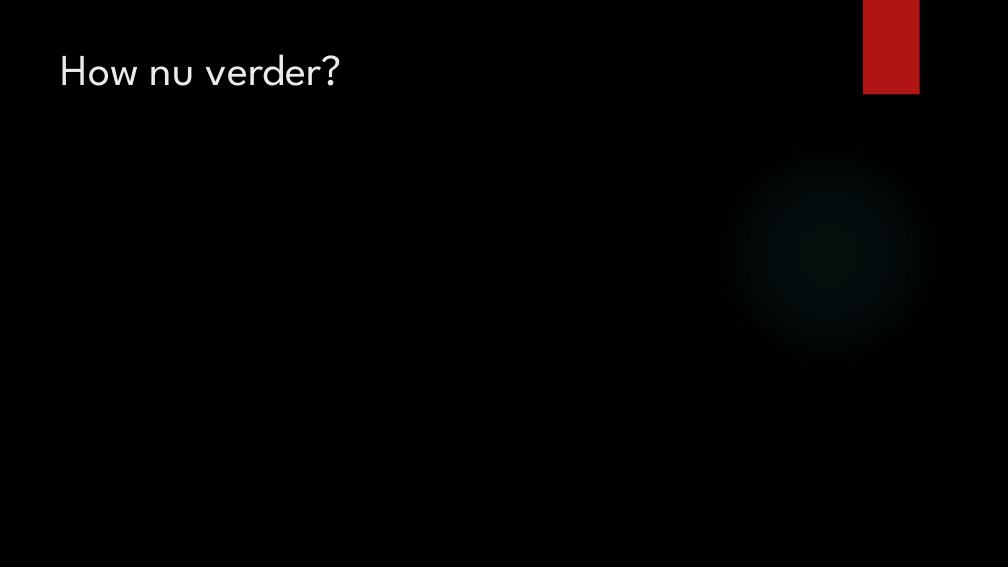
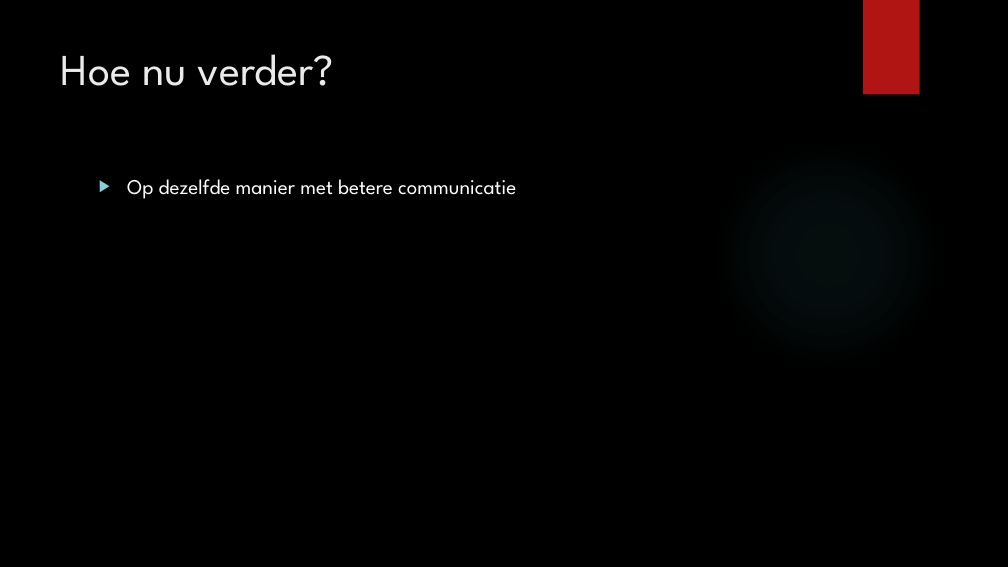
Before and after one commit to PeterBosDeltion/IndianaBonesRepo, a slide deck: slide 4 of reflectie.pptx (slide 5 before the commit). Drawn at 1008x567 pixels with LibreOffice and Linux fonts; fonts in the diff are those of the drawing; background and template pictures are left out. Boxes give left, top, right and bottom in pixels: in the first picture for what was removed or moved away, otherwise in the second. Text is boxed around its words. In the diff, an @@ line names an element or a change of style, - is before the commit and + after.

Commit message:
PP

```diff
--- a/reflectie.pptx
+++ b/reflectie.pptx
@@ title at (61, 54, 335, 86): text changed @@
-How nu verder?
+Hoe nu verder?
@@ text added at (127, 179, 516, 199), 20 pt, text #FFFFFF @@
+▶ Op dezelfde manier met betere communicatie
```
Also in this commit, not shown: 3 other slides changed, 1 slide removed.
